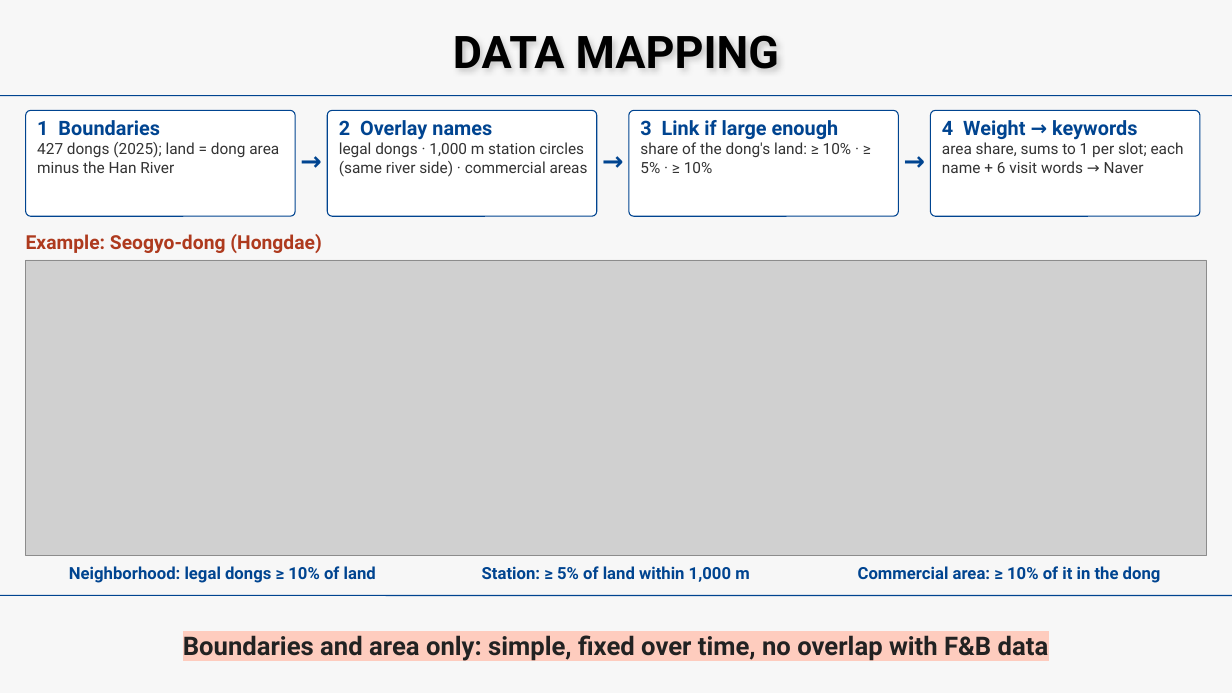
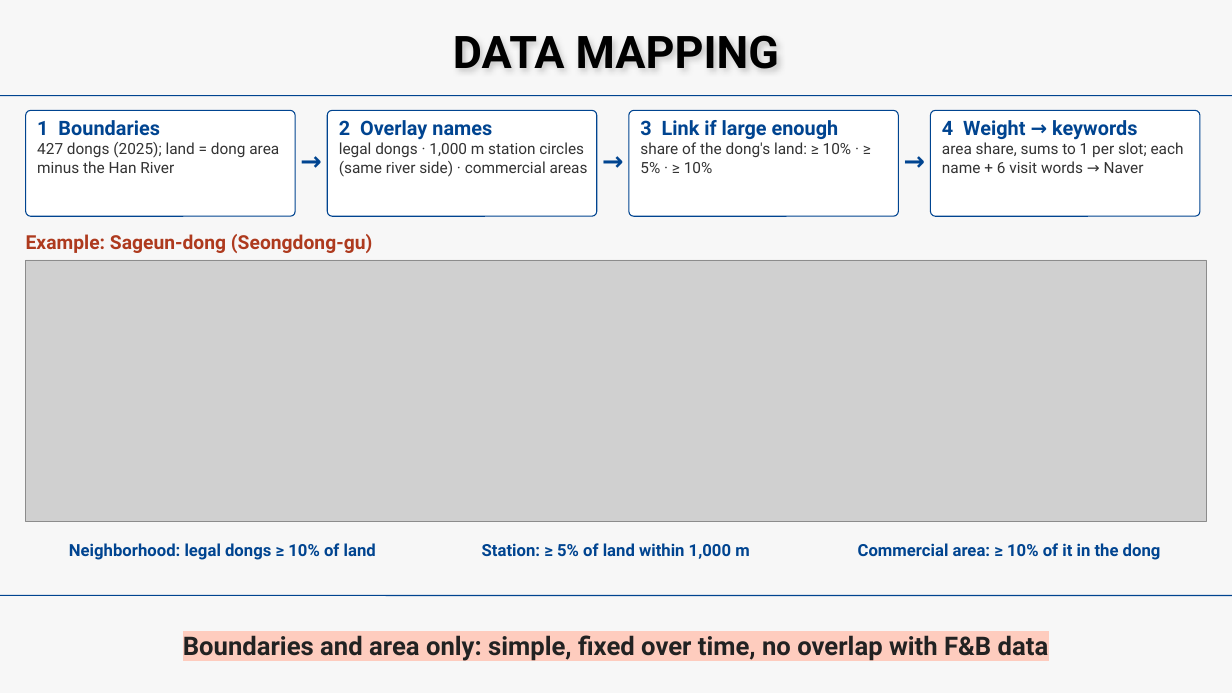
Before and after one commit to beblack127/HEAT, a slide deck: slide 1 of reports/gt_midterm/slides/HEAT_mapping_slide.pptx. Drawn at 1232x693 pixels with LibreOffice and Linux fonts; fonts in the diff are those of the drawing; grey boxes stand for pictures. Boxes give left, top, right and bottom in pixels: in the first picture for what was removed or moved away, otherwise in the second. Text is boxed around its words. In the diff, an @@ line names an element or a change of style, - is before the commit and + after.

```diff
--- a/reports/gt_midterm/slides/HEAT_mapping_slide.pptx
+++ b/reports/gt_midterm/slides/HEAT_mapping_slide.pptx
@@ text at [26,234,372,253]: text changed @@
-Example: Seogyo-dong (Hongdae)
+Example: Sageun-dong (Seongdong-gu)
@@ picture: place and size @@
-picture at [26,260,1207,556]
+picture at [26,260,1207,522]
@@ 3 texts: place and size @@
-3 texts at [69,566,1161,583]
+3 texts at [69,543,1161,560]
```
Also in this commit, not shown: 5 other files.
